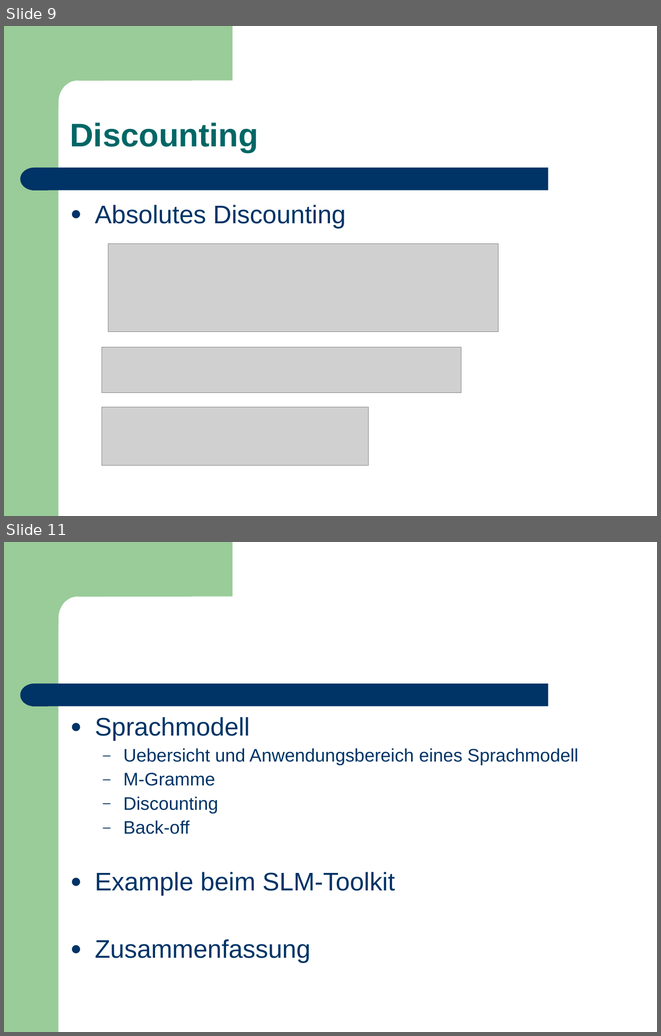
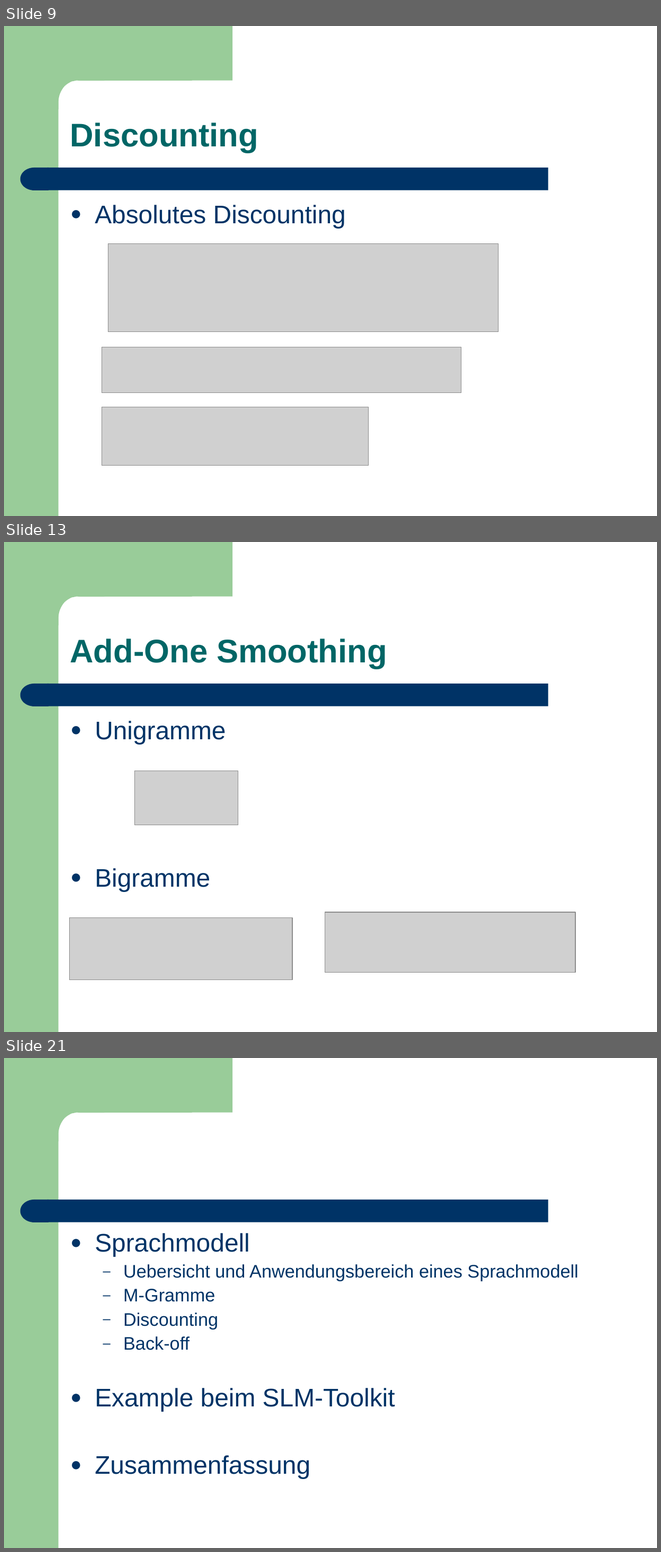
Before and after one commit to leonard117/arbeittet, a slide deck: ARS/doc/Training_Sprachmodell.ppt. Shown one above the other, each under a label of ours: slides 9 and 11 before the commit, slides 9, 13 and 21 after it; the slides between them are not shown. The pictures are 661x1036 and 661x1552 pixels, drawn with LibreOffice and Linux fonts; fonts in the diff are those of the drawing; grey boxes stand for pictures. Boxes give left, top, right and bottom in pixels: in the first picture for what was removed or moved away, otherwise in the second. Text is boxed around its words. In the diff, an @@ line names an element or a change of style, - is before the commit and + after.

```diff
--- a/ARS/doc/Training_Sprachmodell.ppt
+++ b/ARS/doc/Training_Sprachmodell.ppt
@@ slide 13 added at [4,542,657,1032], background #FFFFFF; not listed: 4 template elements that a slide beside it also shows @@
@@ text added at [70,638,387,668], 36 pt, text #006666, bold @@
+Add-One Smoothing
@@ text added at [95,721,226,891], 28 pt, text #003366 @@
+● Unigramme
+● Bigramme
@@ picture added at [134,770,238,824] @@
@@ picture added at [69,917,293,979] @@
@@ picture added at [325,912,575,972] @@
@@ what was slide 11 is now slide 21 @@
```
Also in this commit, not shown: 2 slides changed, 9 other slides added.
